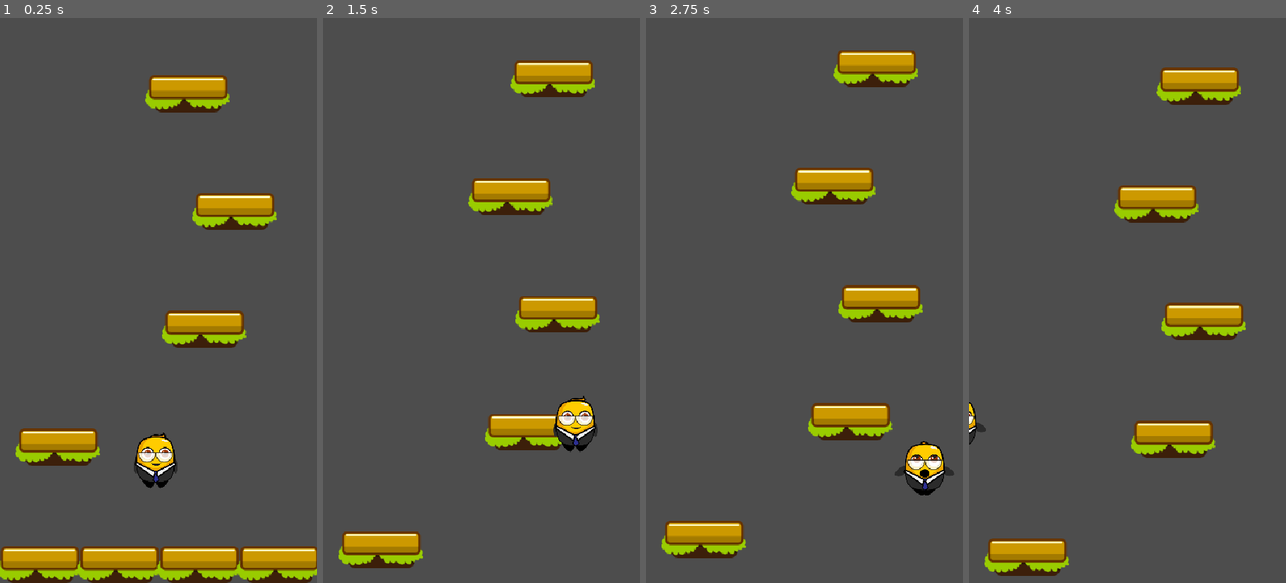
Above: before the commit, frames 1-4 (left to right).
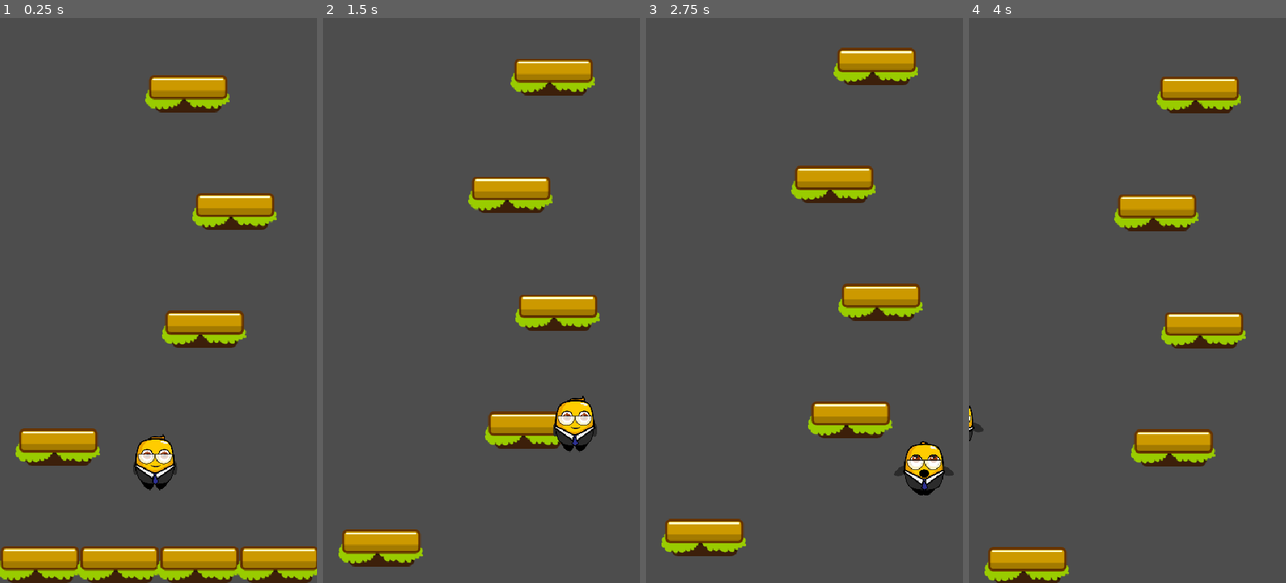
Above: after the commit, the same moments.

Repository: Pablo-gitub/jumper-jam
Game: Godot game, scene res://scenes/game.tscn
Same seed, same stepped clock (60 frames per second), same inputs: the game is played once before the commit and once after it.
Inputs:
- Up to frame 1 (0.25 s): no input
- Up to frame 2 (1.5 s): hold D (move_right) 0.53-1.28 s; hold A (move_left) from 1.28 s (still down)
- Up to frame 3 (2.75 s): release A (move_left) at 2.03 s; hold D (move_right) from 2.03 s (still down)
- Up to frame 4 (4 s): release D (move_right) at 3.53 s; hold A (move_left) from 3.53 s (still down)

The runs differ from the first frame. In frame 1, 0.6% of the frame differs, in the area x 42-56%, y 73-84%; in frame 2, 3.7%; in frame 3, 3.7%; in frame 4, 9.5%, in the area x 0-88%, y 8-100%.

Commit message:
player position

Diff:
--- a/scenes/game.tscn
+++ b/scenes/game.tscn
@@ -1,14 +1,9 @@
-[gd_scene load_steps=4 format=3 uid="uid://ddifcfispf808"]
+[gd_scene load_steps=3 format=3 uid="uid://ddifcfispf808"]
 
 [ext_resource type="Script" uid="uid://7dq2pjfpecxc" path="res://scripts/game.gd" id="1_uwrxv"]
 [ext_resource type="PackedScene" uid="uid://jrbnf2ilace2" path="res://scenes/level_generator.tscn" id="3_lbhrr"]
-[ext_resource type="PackedScene" uid="uid://wjya6yewf2ms" path="res://scenes/player.tscn" id="3_lnu2h"]
 
 [node name="Game" type="Node2D"]
 script = ExtResource("1_uwrxv")
 
-[node name="Player" parent="." instance=ExtResource("3_lnu2h")]
-z_index = 100
-position = Vector2(1, 32)
-
 [node name="LevelGenerator" parent="." instance=ExtResource("3_lbhrr")]
--- a/scripts/game.gd
+++ b/scripts/game.gd
@@ -1,21 +1,35 @@
 extends Node2D
 
-@onready var player = $Player
 @onready var level_generator = $LevelGenerator
+
+var player_scene = preload("res://scenes/player.tscn")
+var player: Player = null
+var player_spam_pos: Vector2 = Vector2()
 
 var camera_scene = preload("res://scenes/game_camera.tscn")
 var camera = null
 
 
 func _ready() -> void:
-	camera = camera_scene.instantiate()
-	camera.setup_camera($Player)
-	add_child(camera)
-	if player:
-		level_generator.setup(player)
+	var viewport_size = get_viewport_rect().size
+	var player_spam_pos_y_offset = 35
+	player_spam_pos.x = 0
+	player_spam_pos.y = 0 + player_spam_pos_y_offset
+	new_game()
 
 func _process(delta: float) -> void:
 	if Input.is_action_just_pressed("quit"):
 		get_tree().quit()
 	if Input.is_action_just_pressed("reset"):
 		get_tree().reload_current_scene()
+
+func new_game():
+	player = player_scene.instantiate()
+	player.global_position = player_spam_pos
+	add_child(player)
+
+	camera = camera_scene.instantiate()
+	camera.setup_camera($Player)
+	add_child(camera)
+	if player:
+		level_generator.setup(player)
